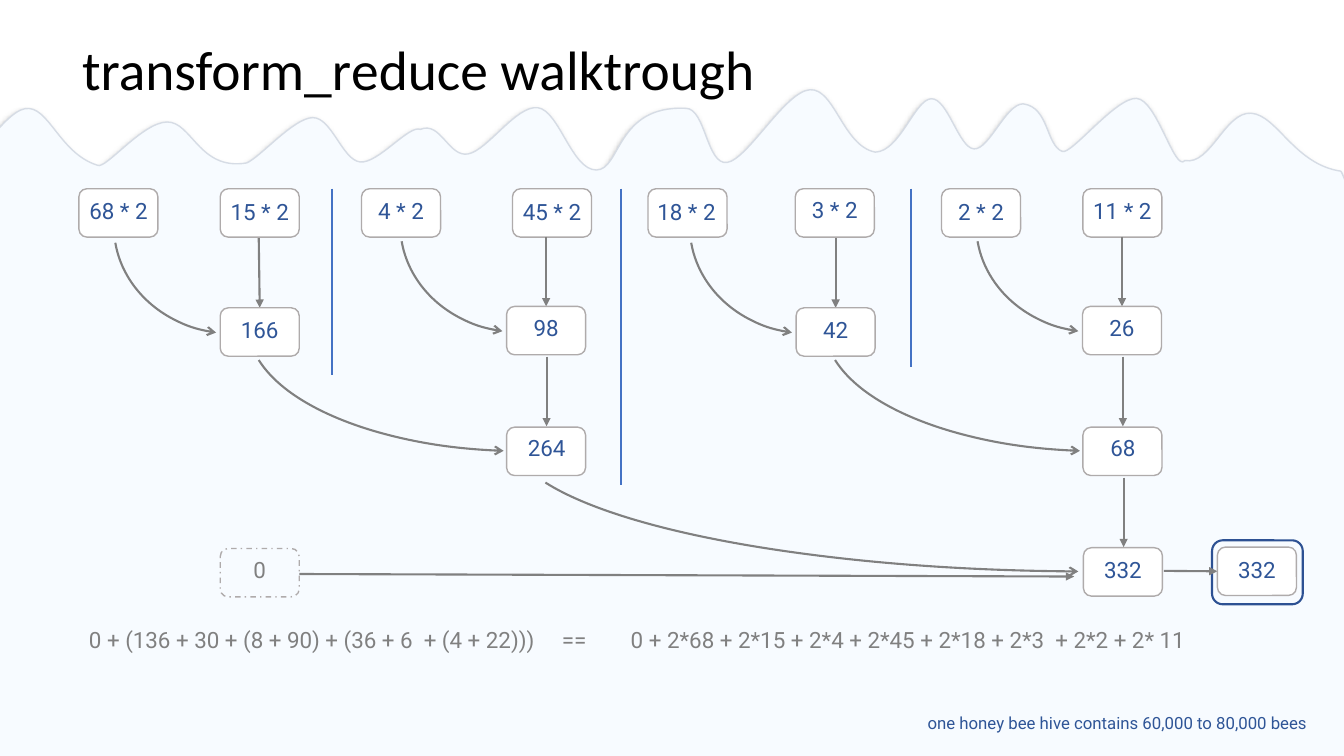
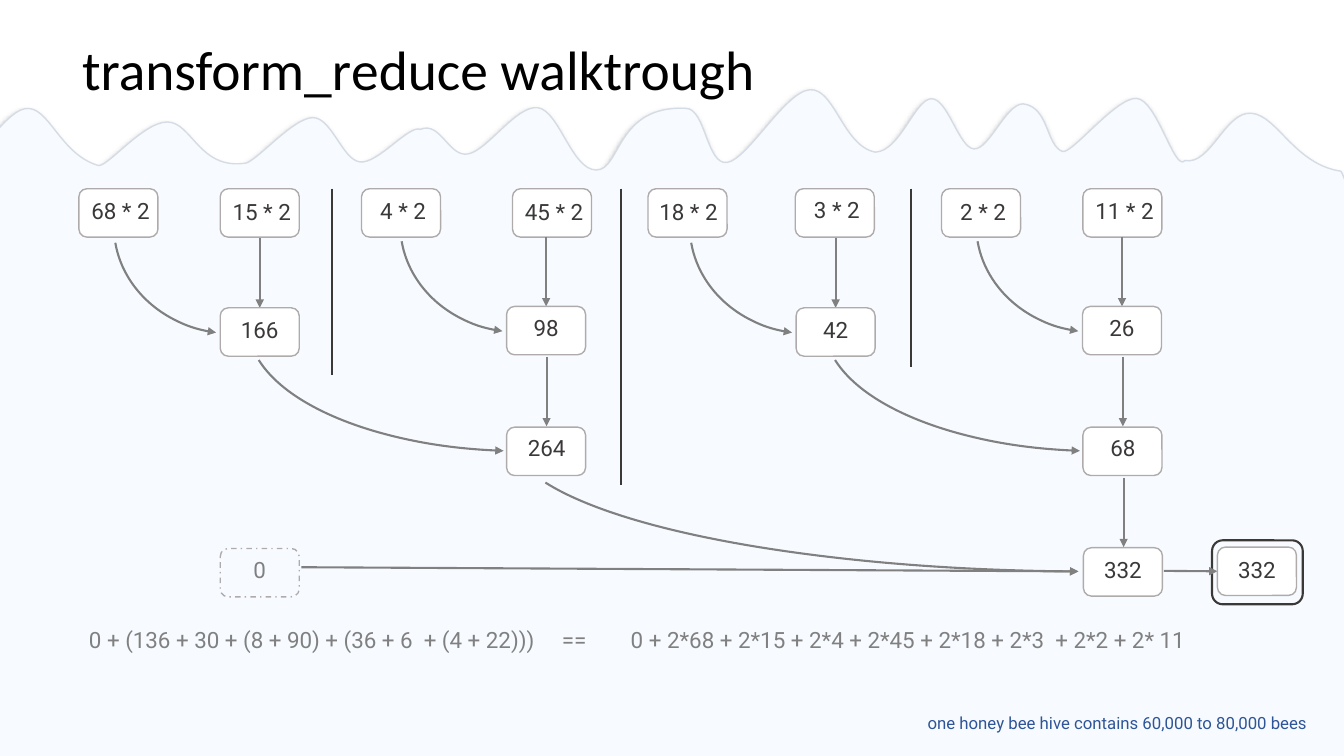
Before and after one commit to EmptySquareBubble/StoriesFromAParallelUniverse-, a slide deck: slide 15 of stories_from_a_paralel_universe.pptx. Drawn at 1344x756 pixels with LibreOffice and Linux fonts; fonts in the diff are those of the drawing. Boxes give left, top, right and bottom in pixels: in the first picture for what was removed or moved away, otherwise in the second. Text is boxed around its words. In the diff, an @@ line names an element or a change of style, - is before the commit and + after.

Commit message:
formatting

```diff
--- a/stories_from_a_paralel_universe.pptx
+++ b/stories_from_a_paralel_universe.pptx
@@ text colour #2F5597 to #3B3838 in 16 elements at box(241, 322, 279, 338), box(534, 320, 559, 336), box(823, 322, 848, 338), box(1109, 320, 1134, 336), box(528, 440, 566, 456), box(1110, 440, 1135, 456), box(1104, 562, 1142, 578), box(1238, 562, 1276, 578), box(91, 203, 150, 219), box(525, 204, 584, 220), box(659, 204, 718, 220), box(960, 204, 1006, 220), box(380, 203, 426, 219), box(814, 202, 860, 218), box(1095, 203, 1154, 219), box(233, 204, 291, 220) @@
@@ line (332, 189) - (332, 375): stroke #4472C4 1.5 pt to #3B3838 1.5 pt @@
@@ line (621, 189) - (621, 485): stroke #4472C4 1.5 pt to #3B3838 1.5 pt @@
@@ line (911, 189) - (911, 367): stroke #4472C4 1.5 pt to #3B3838 1.5 pt @@
@@ arrow moved from (299, 574) - (1075, 577) to (301, 568) - (1079, 572) @@
@@ rounded rectangle at box(1212, 540, 1303, 604): outline #2D5193 1.5 pt to #3B3838 1.5 pt @@
```
Also in this commit, not shown: 27 other slides changed, 1 slide added.
